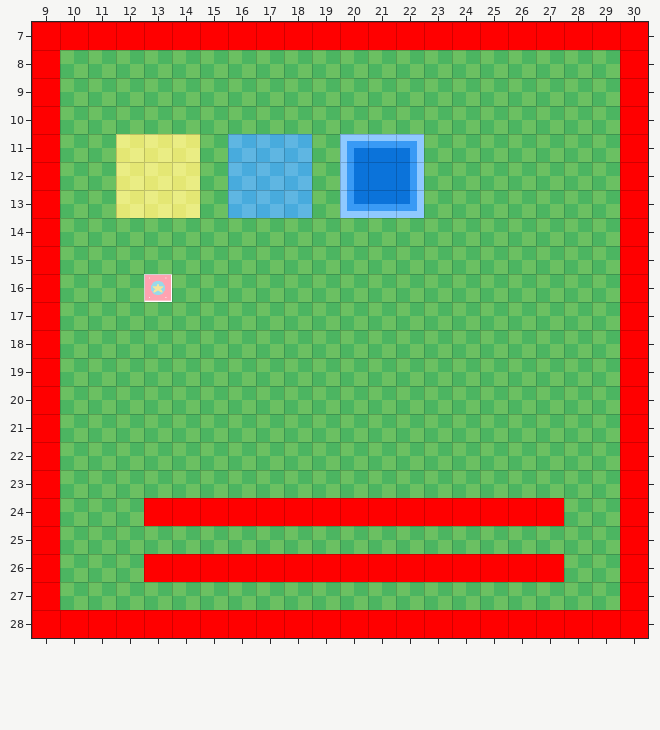
Level history. Tiled map: asset/TiledProject/maps/debug_map.tmx. That is the earlier state.
Cells are 64x64 px. Shown: x 9..30, y 7..28.
The same view after the edit:
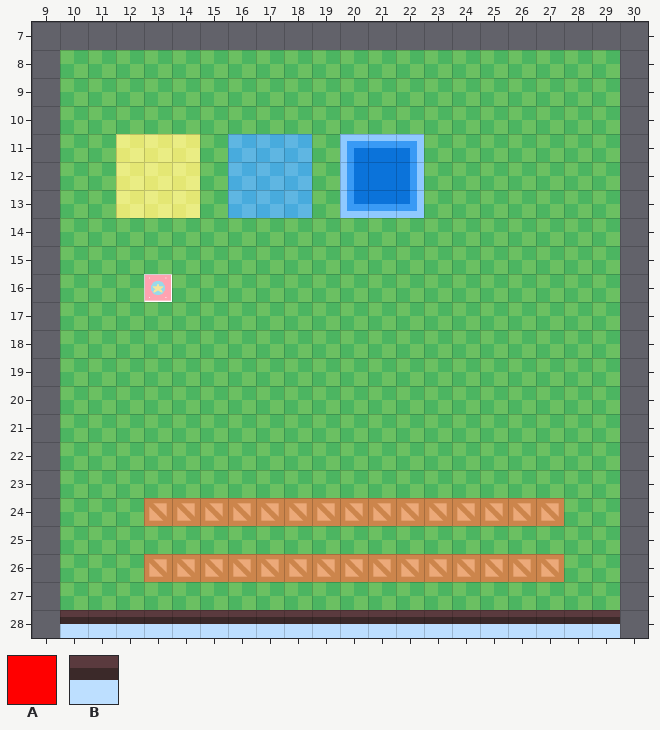
Key: from "tileSet": A 3 "border", B 34 "dirt".
_ is an empty cell.
The commit says: regler bug d'affichage de la dirt
The exact change:
Layer "Grass":
Tile B now appears in row 28 at x 10 to 29.
Layer "Collision" (now hidden):
Tile A is removed in row 7 at x 9 to 30; in rows 8 to 23 at x 9 and 30; in row 24 at x 9, 13 to 27 and 30; in row 25 at x 9 and 30; in row 26 at x 9, 13 to 27 and 30; in row 27 at x 9 and 30.
Tile A is removed in row 28 at x 9 to 30.
